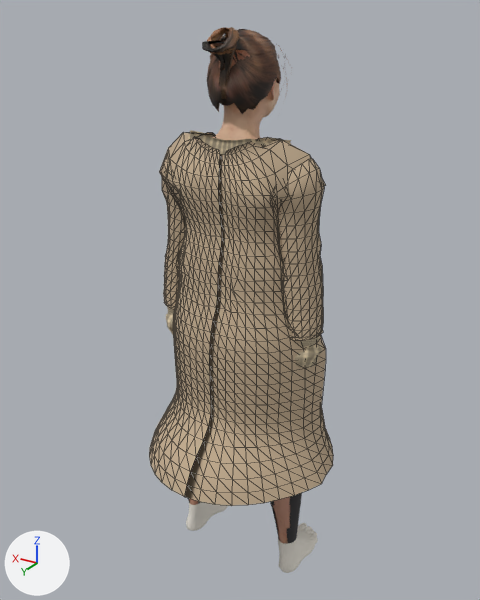
Renders of the glTF model demo-3d/models/real/partner.glb from each side of a commit.
Rendered twice from a camera (50 mm lens) standing at (-0.821, 1.349, 1.509) and looking at (0.017, -0.047, 0.811). Arrows for +X, +Y and +Z are at lower left; the lights stay in place. The first picture is the older version. Mesh edges are drawn as thin lines on the coarser meshes. Vertices at exactly the same position are counted once.

In view in the first picture: 'coat_partner', 'human_partner', 'human_partner.ponytail01', 'socks_partner', 'sweater_partner' and 1 more.
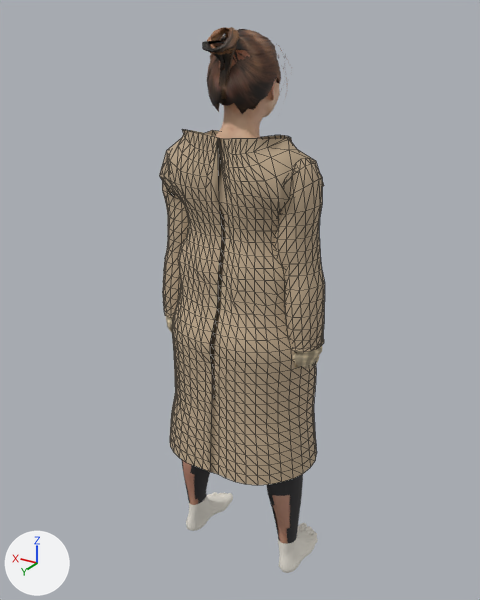
Location of each change, [x1, y1, x2, y2] in pixels of the pictures (480 x 600 px):
'coat_partner', reshaped (10% narrower)
    before: [149, 132, 333, 506]
    after: [159, 129, 325, 485]
'leggings_partner', unchanged, uncovered by the edit
    before: [188, 493, 302, 543]
    after: [181, 459, 303, 543]
'sweater_partner', unchanged, covered by the edit
    before: [166, 130, 322, 369]
    after: [166, 130, 322, 370]

Patch to the scene script:
```diff
--- a/demo-3d/models/real/partner.glb.py
+++ b/demo-3d/models/real/partner.glb.py
@@ me_coat_partner_003 @@
 # used by ob_coat_partner; location = (0.0, 0.0, 0.0)
-me_coat_partner_003.from_pydata(...)  # 1778 vertices, 3352 faces; spans x -0.275..0.274, y -0.295..0.25, z 0.376..1.253
+me_coat_partner_003.from_pydata(...)  # 1778 vertices, 3352 faces; spans x -0.236..0.235, y -0.212..0.133, z 0.376..1.259
+# me_coat_partner_003 part 1: 1661 of 1778 vertices moved; they spanned x -0.275..0.274, y -0.295..0.25, z 0.376..1.253 and now span x -0.236..0.235, y -0.212..0.133, z 0.376..1.259; mean shift (0.0, -0.001, -0.002); largest move (-0.038, 0.246, 0.376) -> (-0.021, 0.13, 0.376)
 me_coat_partner_003.materials.append(mat_coat_partner)
```
